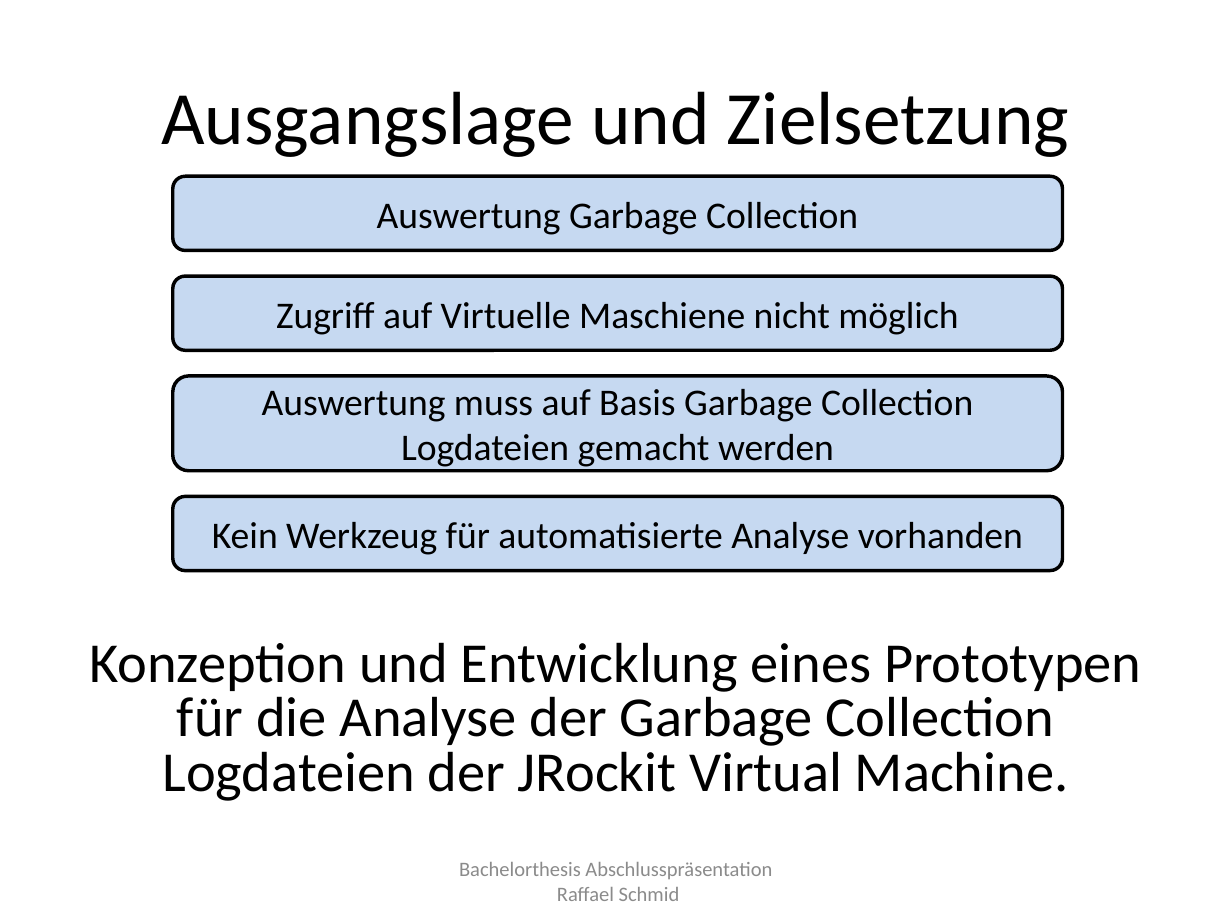
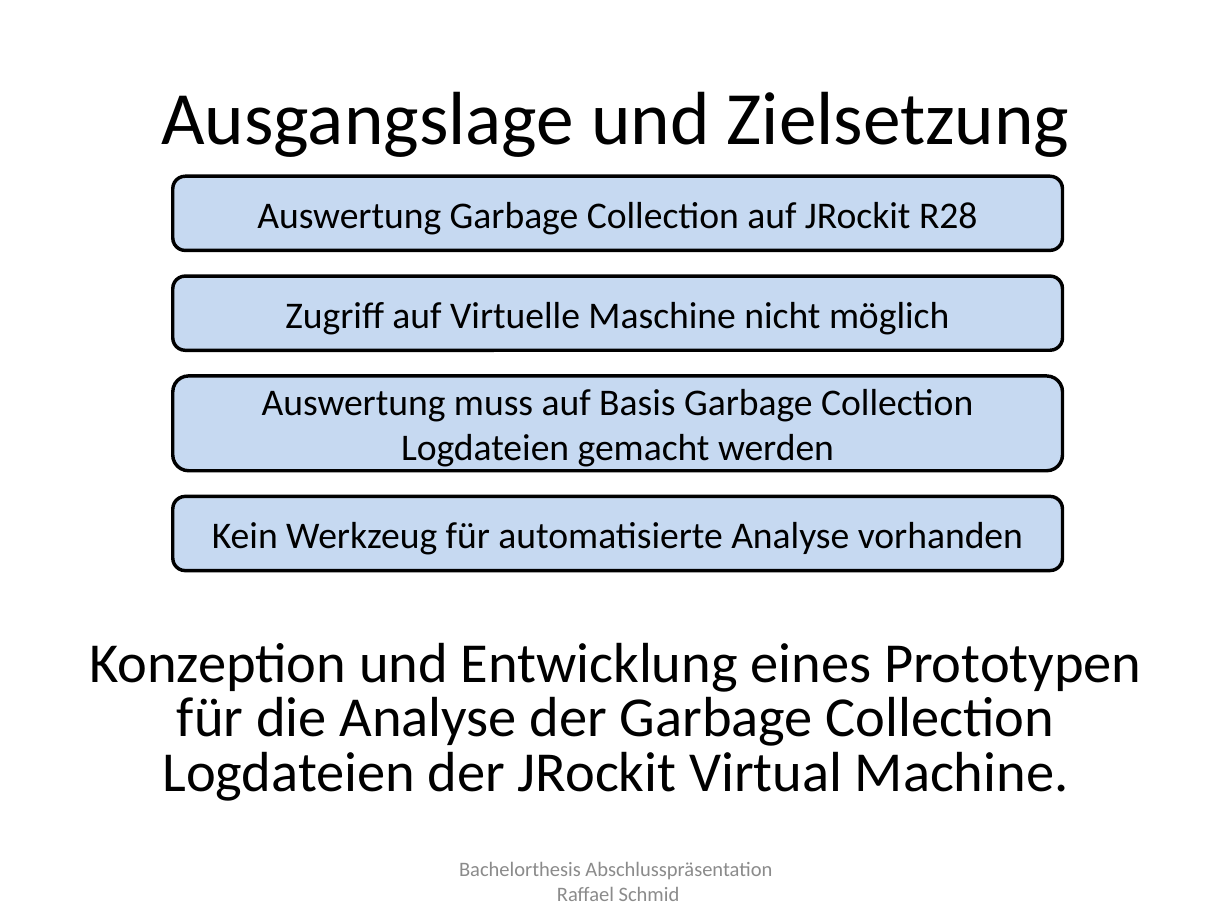
Before and after one commit to raffaelschmid/bachelorthesis, a slide deck: slide 3 of Dokumentation/Abschlusspraesentation/rschmid_bachelorthesis_abschlusspraesentation.pptx. Drawn at 1232x924 pixels with LibreOffice and Linux fonts; fonts in the diff are those of the drawing. Boxes give left, top, right and bottom in pixels: in the first picture for what was removed or moved away, otherwise in the second. Text is boxed around its words. In the diff, an @@ line names an element or a change of style, - is before the commit and + after.

```diff
--- a/Dokumentation/Abschlusspraesentation/rschmid_bachelorthesis_abschlusspraesentation.pptx
+++ b/Dokumentation/Abschlusspraesentation/rschmid_bachelorthesis_abschlusspraesentation.pptx
@@ text in rounded rectangle at bbox=[257, 202, 977, 235]: text changed @@
-Auswertung Garbage Collection
+Auswertung Garbage Collection auf JRockit R28
@@ text in rounded rectangle at bbox=[285, 302, 949, 335]: text changed @@
-Zugriff auf Virtuelle Maschiene nicht möglich
+Zugriff auf Virtuelle Maschine nicht möglich
```
Also in this commit, not shown: 9 other slides changed, 2 slides added, 3 slides removed, 4 other files.
